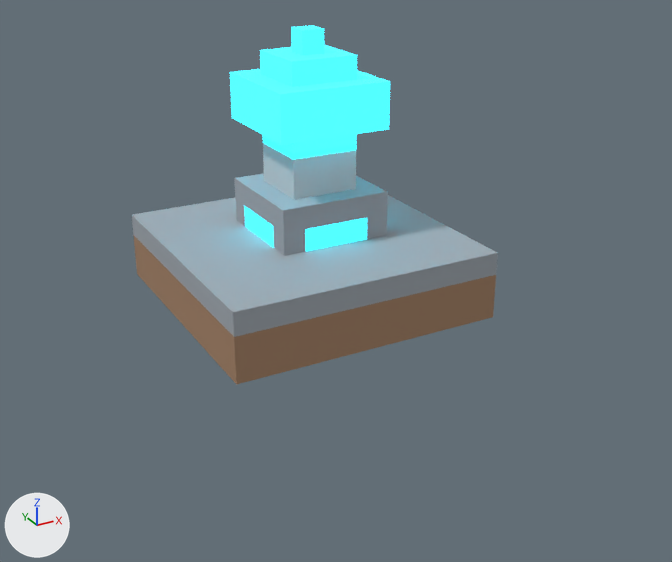
One commit to the glTF model apps/voxel-world/voxel-art/idea.glb: the scene before it, then after it.
One viewpoint serves both versions: a 50 mm lens placed at (-4.84, -9.46, 4.35), pointed at (0.11, -0.46, -0.15). Arrows for +X, +Y and +Z are at lower left; the lights stay in place. The first picture is the older version. Where no turn or scale is listed for an object, it has been applied to the vertices. Vertices at exactly the same position are counted once.

Objects in the first picture: 'ANIM_crystal_pulse', 'VX_idea'.
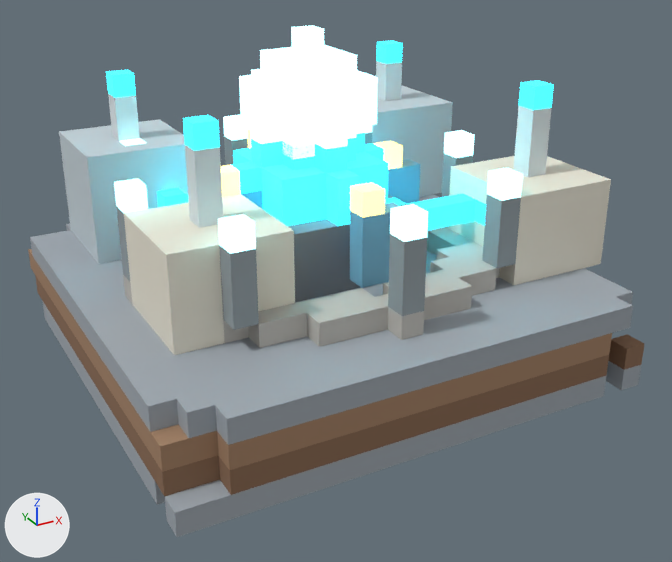
The newer file is also rescaled (x0.815), turned or shifted as a whole; pictures and numbers use the older file's frame.

What the commit changed:
Material 'VX_crystal_hot' (mat_vx_crystal_hot) is new.
Its base color is (0.42, 0.96, 1.0) (cyan #adfaff).
Its roughness is 0.91.
Its emission color is (0.42, 0.96, 1.0) (cyan #adfaff).
Its emission strength is 2.3.
Material 'VX_dirt_dark' (mat_vx_dirt_dark) is new.
Its base color is (0.25, 0.14, 0.08) (brown #896950).
Its roughness is 0.91.
Material 'VX_glass_dark' (mat_vx_glass_dark) is new.
Its base color is (0.18, 0.42, 0.58) (blue #76adc8).
Its roughness is 0.91.
Material 'VX_road_lit' (mat_vx_road_lit) is new.
Its base color is (0.52, 0.5, 0.46) (light grey #bfbcb5).
Its roughness is 0.91.
Material 'VX_light' (mat_vx_light) is new.
Its base color is (1.0, 0.72, 0.22) (yellow #ffdd81).
Its roughness is 0.91.
Its emission color is (1.0, 0.72, 0.22) (yellow #ffdd81).
Its emission strength is 2.3.
Material 'VX_metal_lit' (mat_vx_metal_lit) is new.
Its base color is (0.7, 0.76, 0.78) (white #dae2e5).
Its roughness is 0.91.
Material 'VX_wall' (mat_vx_wall) is new.
Its base color is (0.82, 0.78, 0.66) (pale yellow #eae5d4).
Its roughness is 0.91.
Material 'VX_metal_dark' (mat_vx_metal_dark) is new.
Its base color is (0.29, 0.34, 0.36) (grey #939ea2).
Its roughness is 0.91.
Material 'VX_stone_dark' (mat_vx_stone_dark) is new.
Its base color is (0.22, 0.24, 0.27) (grey #81868e).
Its roughness is 0.91.
me_anim_crystal_pulse_geometry is used by ob_anim_crystal_pulse; location (0.0, 0.0, 1.55).
me_anim_crystal_pulse_geometry had 120 vertices, 236 faces and spanned x -0.675..0.675, y -0.675..0.675, z -0.135..1.215.
me_anim_crystal_pulse_geometry now has 112 vertices, 220 faces and spans x -0.675..0.675, y -0.675..0.675, z -0.135..1.215.
Part 1, on me_anim_crystal_pulse_geometry:
12 vertices are removed from x -0.675..0.675, y -0.675..0.675, z 0.135..0.675.
48 faces are deleted.
4 vertices are added at (-0.405, -0.405, 0.405), (-0.405, 0.405, 0.405), (0.405, -0.405, 0.405), (0.405, 0.405, 0.405).
32 new faces join them.
me_anim_crystal_pulse_geometry part 2: 188 faces spanning x -0.675..0.675, y -0.675..0.675, z -0.135..1.215 switch from mat_vx_crystal (cyan #30e6ff, glowing cyan #30e6ff) to mat_vx_crystal_hot (cyan #adfaff, glowing cyan #adfaff).
Mesh me_vx_idea_lod0_geometry is new.
It has 2120 vertices, 4280 faces and spans x -2.84..3.11, y -2.84..2.84, z -0.95..2.57.
It uses material mat_vx_crystal (cyan #30e6ff, glowing cyan #30e6ff).
It uses material mat_vx_crystal_hot (cyan #adfaff, glowing cyan #adfaff).
It uses material mat_vx_dirt (brown #a48165).
It uses material mat_vx_dirt_dark (brown #896950).
It uses material mat_vx_glass_dark (blue #76adc8).
It uses material mat_vx_light (yellow #ffdd81, glowing yellow #ffdd81).
It uses material mat_vx_metal (light grey #c4d0d6).
It uses material mat_vx_metal_dark (grey #939ea2).
It uses material mat_vx_metal_lit (white #dae2e5).
It uses material mat_vx_road_lit (light grey #bfbcb5).
It uses material mat_vx_stone (grey #a0a8af).
It uses material mat_vx_stone_dark (grey #81868e).
It uses material mat_vx_wall (pale yellow #eae5d4).
Object 'VX_idea' (ob_vx_idea) is deleted.
Object 'VX_idea_LOD0' (ob_vx_idea_lod0) is new; it shows me_vx_idea_lod0_geometry.
Its location is (0.0, 0.0, -0.19).

What differs and where, as boxes [x1, y1, x2, y2] in the pictures (672 x 562 px; the box of a moved part takes in the faces that stretch with it):
'VX_idea_LOD0', added: after [28, 40, 644, 537]
'VX_idea', deleted: before [132, 143, 498, 385]
    faces in mat_vx_stone (grey #a0a8af): [132, 173, 498, 337]
    faces in mat_vx_dirt (brown #a48165): [133, 235, 496, 385]
    faces in mat_vx_metal (light grey #c4d0d6): [263, 143, 356, 200]
    faces in mat_vx_crystal (cyan #30e6ff, glowing cyan #30e6ff): [244, 206, 367, 251]
'ANIM_crystal_pulse', reshaped (13% narrower): before [230, 25, 390, 160]; after [239, 25, 378, 160]
part 1 of me_anim_crystal_pulse_geometry, moved or reshaped: before [230, 70, 390, 145]; after [251, 70, 378, 141]
part 2 of me_anim_crystal_pulse_geometry, recoloured (lighter): [239, 25, 376, 160] in both
